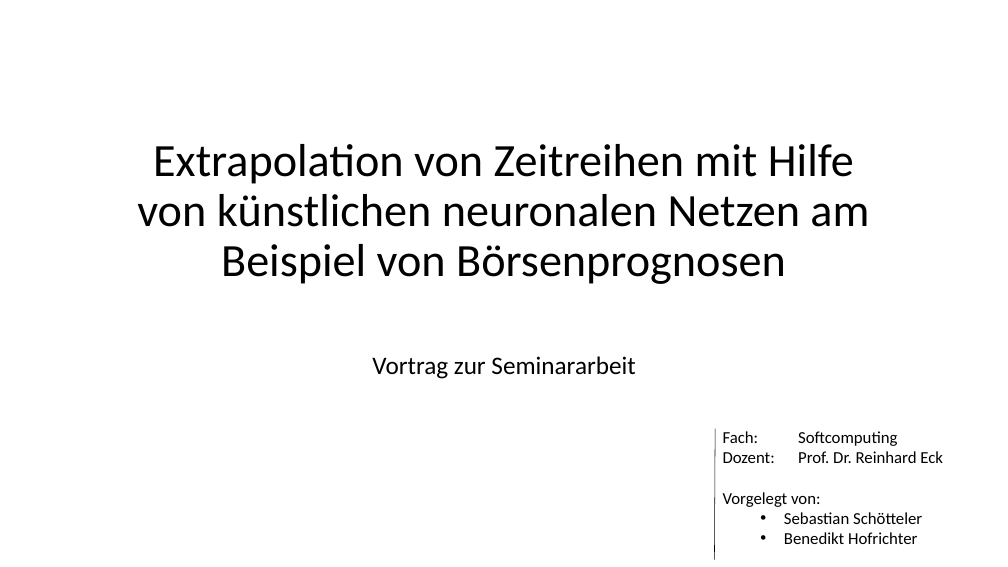
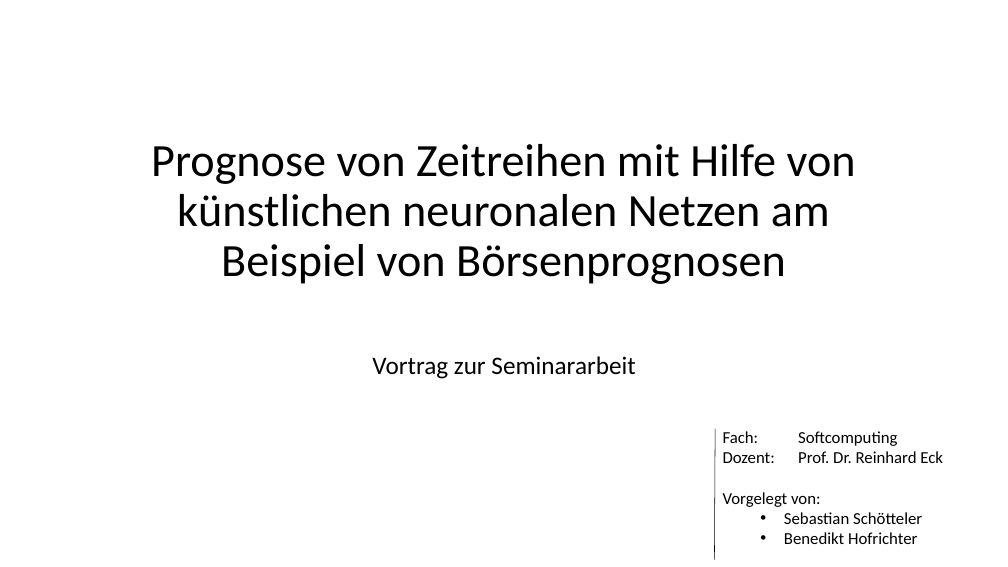
Before and after one commit to BenediktGitGit/soco15, a slide deck: slide 1 of 3b) Vortrag/Präsentation.pptx. Drawn at 1008x567 pixels with LibreOffice and Linux fonts; fonts in the diff are those of the drawing; background and template pictures are left out. Boxes give left, top, right and bottom in pixels: in the first picture for what was removed or moved away, otherwise in the second. Text is boxed around its words. In the diff, an @@ line names an element or a change of style, - is before the commit and + after.

```diff
--- a/3b) Vortrag/Präsentation.pptx
+++ b/3b) Vortrag/Präsentation.pptx
@@ title at (151, 144, 856, 284): text changed @@
-Extrapolation von Zeitreihen mit Hilfe von künstlichen neuronalen Netzen am Beispiel von Börsenprognosen
+Prognose von Zeitreihen mit Hilfe von künstlichen neuronalen Netzen am Beispiel von Börsenprognosen
```
Also in this commit, not shown: 5 other slides changed, 2 slides removed, 1 other file.
